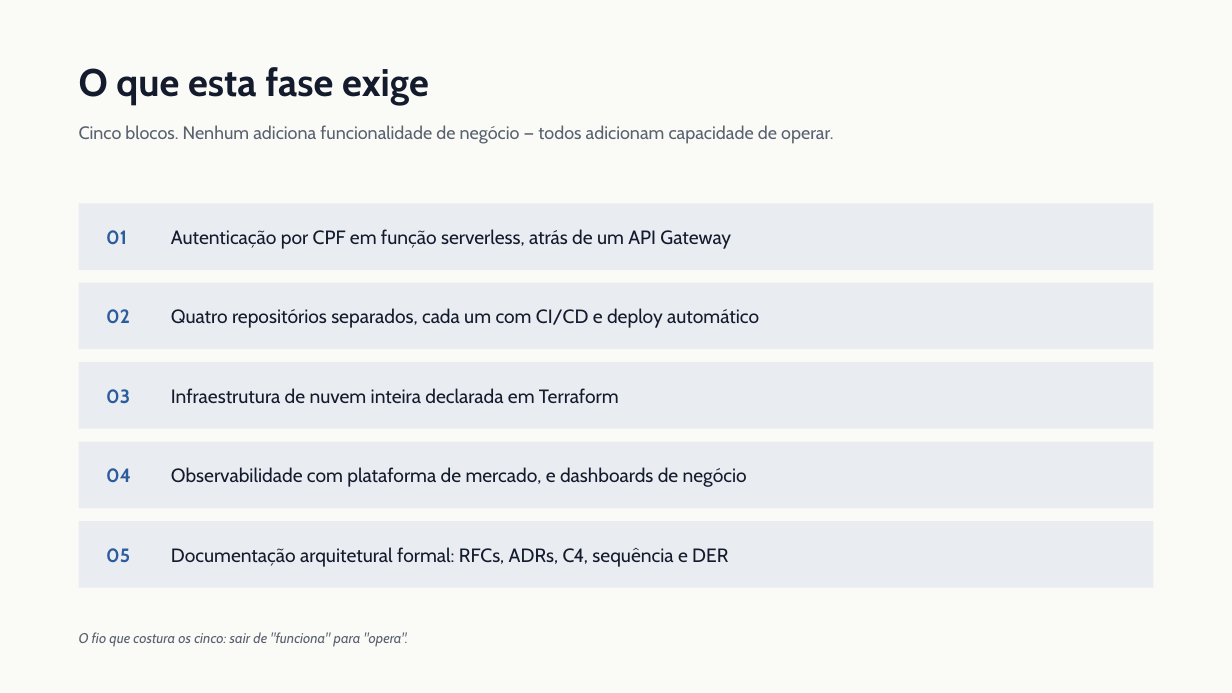
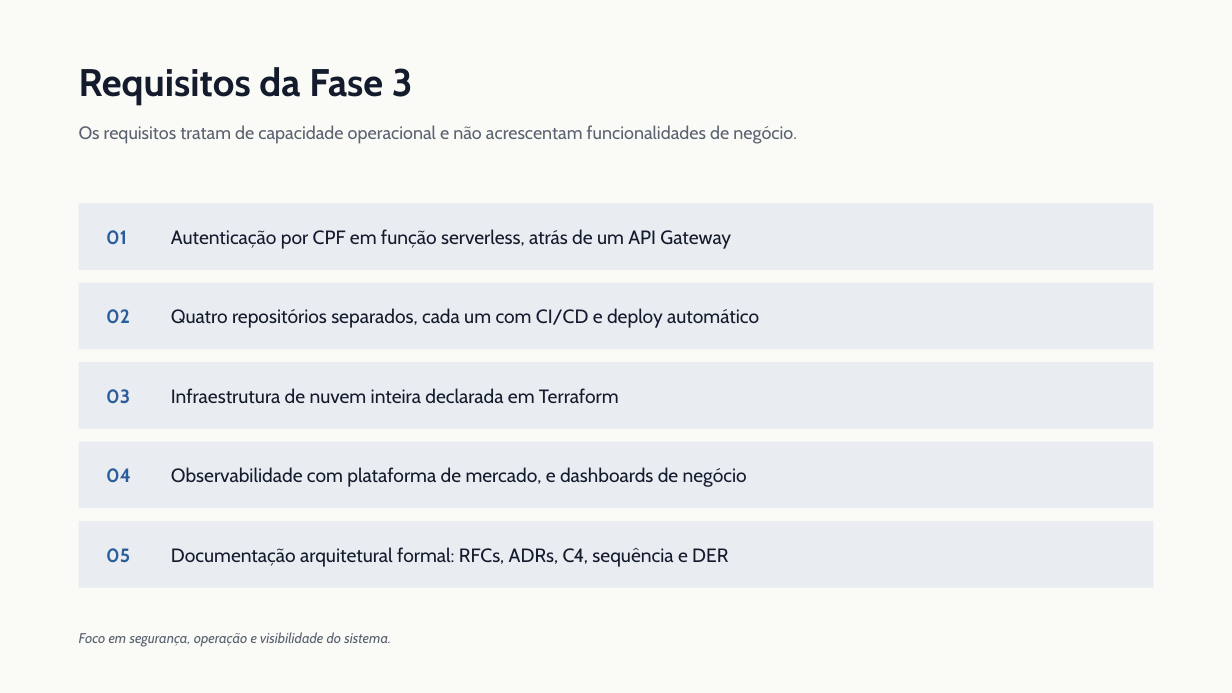
Before and after one commit to Guilherme-Fumagali/tech-challenge-1, a slide deck: slide 3 of docs/tech-challenge-3/apresentacao.pptx. Drawn at 1232x693 pixels with LibreOffice and Linux fonts; fonts in the diff are those of the drawing. Boxes give left, top, right and bottom in pixels: in the first picture for what was removed or moved away, otherwise in the second. Text is boxed around its words. In the diff, an @@ line names an element or a change of style, - is before the commit and + after.

```diff
--- a/docs/tech-challenge-3/apresentacao.pptx
+++ b/docs/tech-challenge-3/apresentacao.pptx
@@ text at (79, 67, 413, 105): text changed @@
-O que esta fase exige
+Requisitos da Fase 3
@@ text at (79, 125, 797, 144): text changed @@
-Cinco blocos. Nenhum adiciona funcionalidade de negócio — todos adicionam capacidade de operar.
+Os requisitos tratam de capacidade operacional e não acrescentam funcionalidades de negócio.
@@ text at (79, 632, 391, 646): text changed @@
-O fio que costura os cinco: sair de "funciona" para "opera".
+Foco em segurança, operação e visibilidade do sistema.
```
Also in this commit, not shown: 13 other slides changed, 1 other file.
